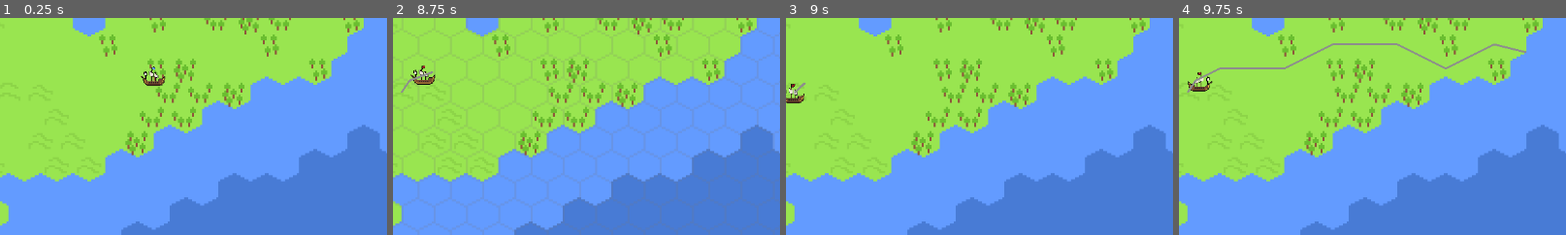
Above: before the commit, frames 1-4 (left to right).
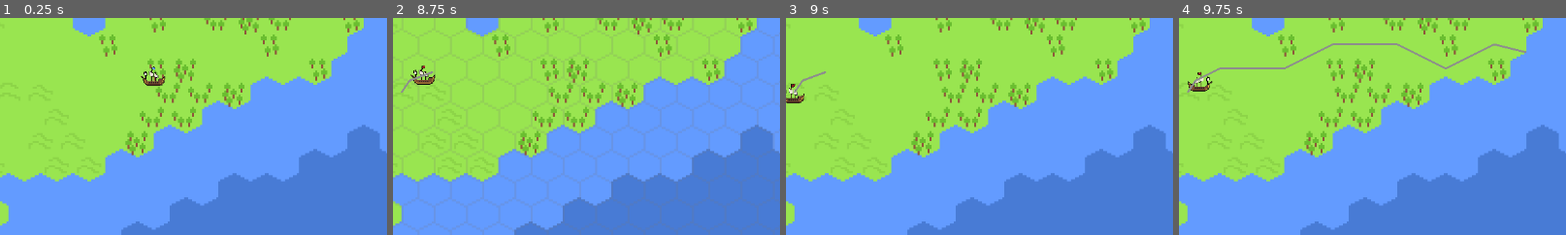
Above: after the commit, the same moments.

Repository: coderspark/voc-ding
Game: Godot game, scene res://Scenes/map_1.tscn
Two runs of this game, one before a commit and one after it. Both use one fixed random seed, a clock stepped at 60 frames per second and the inputs below.
Inputs (mouse positions are % of the whole screen's width and height, from its top left):
- Up to frame 1 (0.25 s): no input
- Up to frame 2 (8.75 s): tap Enter at 0.5, 5 s; move the mouse to (72, 45) at 0.52 s; hold D (right) 0.53-1.28 s; click (72, 45) at 0.6 s; move the mouse to (30, 55) at 1.27 s; hold S (down) 1.28-2.03 s; tap Middle mouse button (move_camera) every 2.25 s from 1.35 to 8.1 s; move the mouse to (60, 28) at 2.02 s; hold D (right) 2.03-2.78 s; tap G (togglegrid) at 2.1, 4.35, 6.6 s; move the mouse to (45, 70) at 2.77 s; hold W (up) 2.78-3.53 s; click (45, 70) at 2.85 s; move the mouse to (80, 65) at 3.52 s; hold A (left) 3.53-5.03 s; tap Space at 4.25 s; move the mouse to (20, 35) at 4.27 s; move the mouse to (55, 50) at 5.02 s; hold S (down) 5.03-5.78 s; click (55, 50) at 5.1 s; move the mouse to (35, 25) at 5.77 s; hold D (right) 5.78-6.53 s; move the mouse to (72, 45) at 6.52 s; hold W (up) 6.53-7.28 s; move the mouse to (30, 55) at 7.27 s; hold D (right) 7.28-8.03 s; click (30, 55) at 7.35 s; move the mouse to (60, 28) at 8.02 s; hold S (down) from 8.03 s (still down)
- Up to frame 3 (9 s): move the mouse to (45, 70) at 8.77 s; release S (down) at 8.78 s; hold A (left) from 8.78 s (still down); tap G (togglegrid) at 8.85 s
- Up to frame 4 (9.75 s): move the mouse to (80, 65) at 9.52 s; release A (left) at 9.53 s; hold W (up) from 9.53 s (still down); click (80, 65) at 9.6 s
The pictures show only the part of the screen within x 30-80%, y 37-86%; the shares and areas given below are measured in that part.

Frames 1-2 are identical in both runs. In frame 3, 0.1% of the frame differs, in the area x 2-11%, y 24-35%; in frame 4, nothing differs.

Commit message:
folder reorganization

Diff:
--- a/Code/player.gd
+++ b/Code/player.gd
@@ -56,6 +56,9 @@
 			for y in  $"../Fog".get_surrounding_cells(x):
 				if not y in out.keys():
 					out.set(y,1)
+	var x = {}
+	for n in out.keys():
+		x.set(n - pos, out[n])
 	return out
 
 func go_on_land():
--- a/Scenes/map_1.tscn
+++ b/Scenes/map_1.tscn
@@ -4,8 +4,8 @@
 [ext_resource type="Script" uid="uid://6aumydptblmg" path="res://Code/camera.gd" id="1_k5iew"]
 [ext_resource type="PackedScene" uid="uid://uxsgyx5q7kwm" path="res://Scenes/player.tscn" id="2_gt30j"]
 [ext_resource type="Script" uid="uid://dp8mh5mx1njtb" path="res://Code/terrain.gd" id="2_k5iew"]
-[ext_resource type="Script" uid="uid://6k4xfwj5d5ni" path="res://Scenes/fog.gd" id="3_lmd5f"]
-[ext_resource type="Script" uid="uid://bvwl5sp8we47c" path="res://Scenes/grid.gd" id="6_ptrbc"]
+[ext_resource type="Script" uid="uid://6k4xfwj5d5ni" path="res://Code/fog.gd" id="3_lmd5f"]
+[ext_resource type="Script" uid="uid://bvwl5sp8we47c" path="res://Code/grid.gd" id="6_ptrbc"]
 
 [node name="Main" type="Node2D"]
 
--- a/Scenes/player.tscn
+++ b/Scenes/player.tscn
@@ -87,7 +87,6 @@
 
 [node name="Navigation" type="NavigationAgent2D" parent="."]
 path_desired_distance = 5.0
-target_desired_distance = 5.0
 navigation_layers = 4
 path_postprocessing = 1
 avoidance_enabled = true
--- a/Scenes/terrain.gd
+++ /dev/null
@@ -1,4 +0,0 @@
-extends Node
-
-func _ready():
-	print("hey")
Renamed: Scenes/fog.gd -> Code/fog.gd
Renamed: Scenes/fog.gd.uid -> Code/fog.gd.uid
Renamed: Scenes/grid.gd -> Code/grid.gd
Renamed: Scenes/grid.gd.uid -> Code/grid.gd.uid
Not shown, removed: Scenes/terrain.gd.uid
